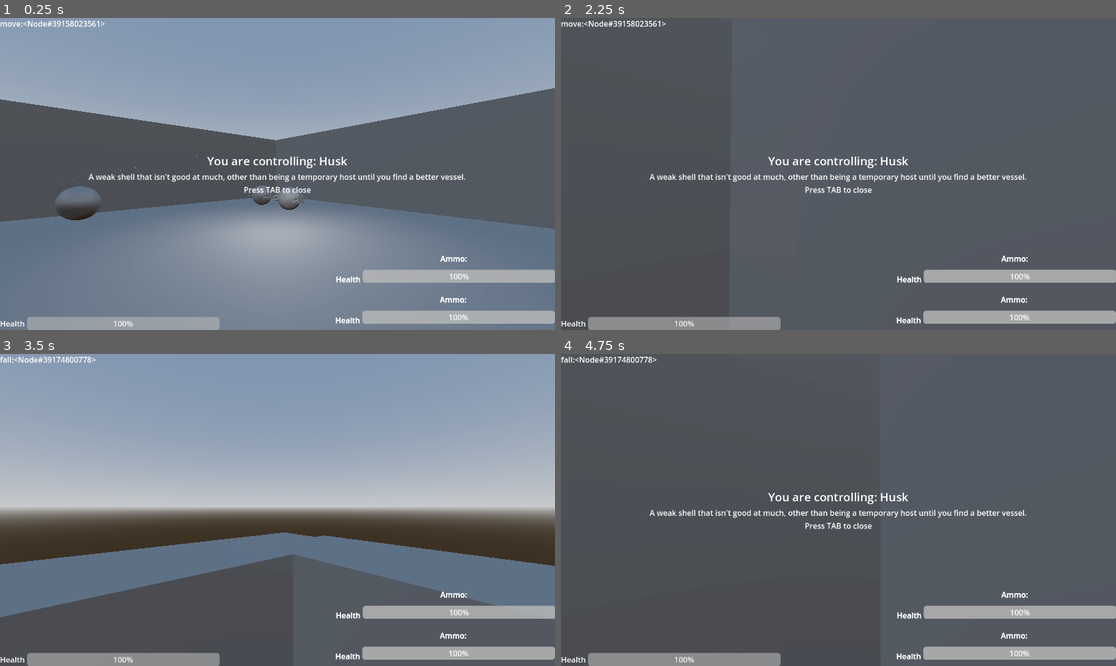
Above: before the commit, frames 1-4 (two rows, left to right).
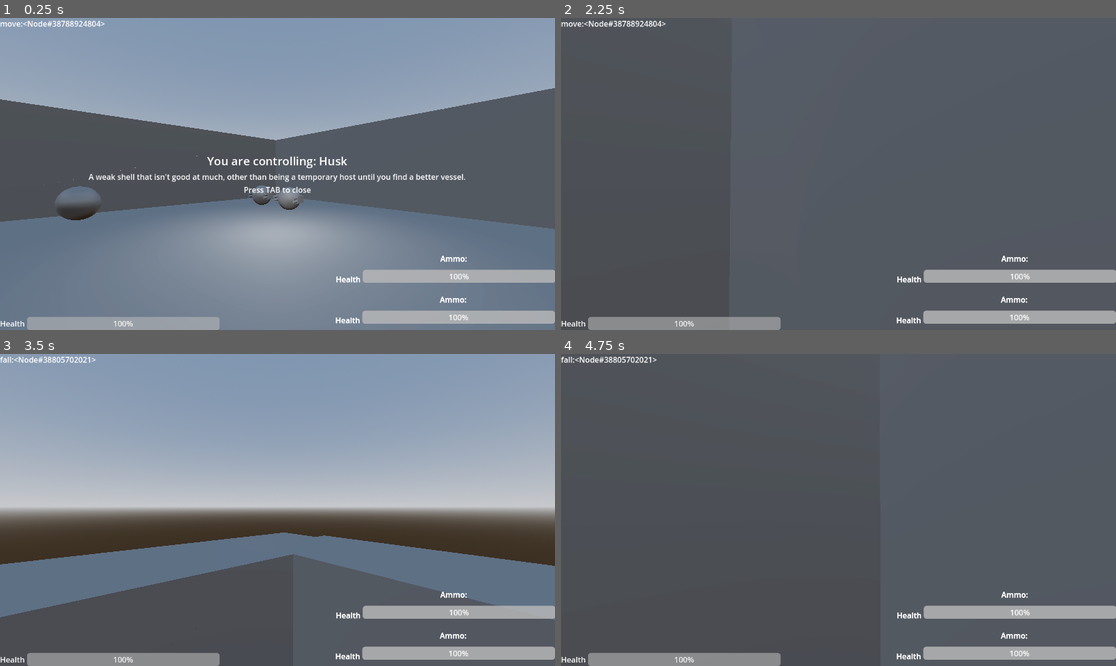
Above: after the commit, the same moments.

Repository: city-high-rider/soulswap
Game: Godot game, scene res://test_level.tscn
Same seed, same stepped clock (60 frames per second), same inputs: the game is played once before the commit and once after it.
Inputs (mouse positions are in pixels of both pictures, inside the frame that each line leads up to):
- Up to frame 1 (0.25 s): no input
- Up to frame 2 (2.25 s): move the mouse to (866, 174) at 0.52 s; hold W (forward) from 0.53 s (still down); tap F (possess) at 0.6, 1.55, 2.1 s; tap Space (jump) at 0.77, 1.52 s; tap Tab (toggle_info) at 0.8, 1.35 s; move the mouse to (810, 174) at 1.27 s; move the mouse to (849, 167) at 2.02 s
- Up to frame 3 (3.5 s): keep holding W (forward); tap Tab (toggle_info) at 2.3 s; tap Enter at 2.75 s; move the mouse to (271, 516) at 2.77 s; click (271, 516) at 2.85 s; tap Space (jump) at 3.02 s; tap F (possess) at 3.05 s
- Up to frame 4 (4.75 s): keep holding W (forward); move the mouse to (877, 513) at 3.52 s; tap Tab (toggle_info) at 3.6 s; tap Space (jump) at 3.77, 4.52 s; move the mouse to (794, 506) at 4.27 s; tap F (possess) at 4.35 s

The runs differ from the first frame. In frame 1, less than 0.1% of the frame differs, in the area x 10-19%, y 0-3%; in frame 2, 1.2%; in frame 3, less than 0.1%; in frame 4, 1.2%, in the area x 8-84%, y 0-57%.

Commit message:
make ui independant of player

Diff:
--- a/components/UI/UI.gd
+++ b/components/UI/UI.gd
@@ -9,7 +9,14 @@
 # The text field for pop-ups
 @onready var popup_text : TextBox = $TextBox
 
-var is_body_info_showing : bool = true
+# Which body does this UI belong to?
+@export var parent_shell : Shell
+
+func _ready() -> void:
+	hide()
+	parent_shell.player_possessed.connect(on_possess)
+
+var is_body_info_showing : bool = false
 
 func toggle_body_info() -> void:
 	if is_body_info_showing:
@@ -17,3 +24,10 @@
 	else:
 		body_info.show()
 	is_body_info_showing = !is_body_info_showing
+
+
+func on_possess() -> void:
+	show()
+	toggle_body_info()
+	await get_tree().create_timer(2).timeout
+	toggle_body_info()
--- a/components/possessable_body.gd
+++ b/components/possessable_body.gd
@@ -16,18 +16,16 @@
 # Which state machine is this body using? It will govern how our body moves, falls, etc.
 @export var state_machine : StateMachine
 
-# What's the UI node? We hide this when the body is not being used by a player.
-@export var UI : PlayerUI
+# We cal this signal when the body has been possessed by a player ghost. That way UI elements can show themselves etc.
+signal player_possessed
 
 func _ready() -> void:
 	ghost.emitted_output.connect(_on_ghost_emitted_output)
 	state_machine.init(self)
 	if ghost is PlayerGhost:
 		PlayerInfo.current_player_shell = self
-		UI.show()
+		emit_signal("player_possessed")
 		head.make_current()
-	else:
-		UI.hide()
 
 # If only we had ADTs like in Haskell or Elm...
 func _on_ghost_emitted_output(action: String, payload) -> void:
@@ -40,8 +38,6 @@
 				set_physics_process(false)
 				new_host.call_deferred("change_ghost", ghost)
 				queue_free()
-		"toggle_info":
-			UI.toggle_body_info()
 
 
 func _physics_process(delta: float) -> void:
@@ -67,11 +63,9 @@
 	# Show or hide the UI
 	if ghost is PlayerGhost:
 		PlayerInfo.current_player_shell = self
-		UI.show()
+		emit_signal("player_possessed")
 		# Set our camera as the current one.
 		head.make_current()
-	else:
-		UI.hide()
 
 
 
--- a/shells/player_body.tscn
+++ b/shells/player_body.tscn
@@ -20,7 +20,7 @@
 
 [sub_resource type="CapsuleMesh" id="CapsuleMesh_oresp"]
 
-[node name="PossessableBody" type="CharacterBody3D" node_paths=PackedStringArray("health", "head", "ghost", "state_machine", "UI")]
+[node name="PossessableBody" type="CharacterBody3D" node_paths=PackedStringArray("health", "head", "ghost", "state_machine")]
 collision_layer = 4
 collision_mask = 5
 script = ExtResource("1_i6q6v")
@@ -28,7 +28,6 @@
 head = NodePath("head")
 ghost = NodePath("")
 state_machine = NodePath("StateMachine")
-UI = NodePath("PlayerUI")
 
 [node name="CollisionShape3D" type="CollisionShape3D" parent="."]
 shape = SubResource("CapsuleShape3D_vsk44")
@@ -62,8 +61,9 @@
 acceleration = 10.0
 friction = 3.0
 
-[node name="PlayerUI" parent="." node_paths=PackedStringArray("body_info") instance=ExtResource("8_sm05t")]
+[node name="PlayerUI" parent="." node_paths=PackedStringArray("body_info", "parent_shell") instance=ExtResource("8_sm05t")]
 body_info = NodePath("BodyInformation")
+parent_shell = NodePath("..")
 
 [node name="HealthBar" parent="PlayerUI" node_paths=PackedStringArray("health") instance=ExtResource("8_b0uty")]
 layout_mode = 1
--- a/shells/roller_body.tscn
+++ b/shells/roller_body.tscn
@@ -19,14 +19,13 @@
 
 [sub_resource type="SphereMesh" id="SphereMesh_wy4oy"]
 
-[node name="CharacterBody3D" type="CharacterBody3D" node_paths=PackedStringArray("health", "head", "state_machine", "UI")]
+[node name="CharacterBody3D" type="CharacterBody3D" node_paths=PackedStringArray("health", "head", "state_machine")]
 collision_layer = 4
 collision_mask = 5
 script = ExtResource("1_l07wf")
 health = NodePath("HealthComponent")
 head = NodePath("Camera3D")
 state_machine = NodePath("StateMachine")
-UI = NodePath("PlayerUI")
 
 [node name="CollisionShape3D" type="CollisionShape3D" parent="."]
 shape = SubResource("SphereShape3D_uwm6i")
@@ -63,8 +62,9 @@
 move_state = NodePath("../move")
 gravity = -10.0
 
-[node name="PlayerUI" parent="." node_paths=PackedStringArray("body_info") instance=ExtResource("7_hxkvw")]
+[node name="PlayerUI" parent="." node_paths=PackedStringArray("body_info", "parent_shell") instance=ExtResource("7_hxkvw")]
 body_info = NodePath("BodyInformation")
+parent_shell = NodePath("..")
 
 [node name="BodyInformation" parent="PlayerUI" instance=ExtResource("7_yux01")]
 layout_mode = 1
--- a/test_level.tscn
+++ b/test_level.tscn
@@ -1,10 +1,9 @@
-[gd_scene load_steps=14 format=3 uid="uid://cuna3v5lattg1"]
+[gd_scene load_steps=12 format=3 uid="uid://cuna3v5lattg1"]
 
 [ext_resource type="PackedScene" uid="uid://bb3ty1kswqumk" path="res://shells/player_body.tscn" id="1_0ans4"]
 [ext_resource type="PackedScene" uid="uid://danr4y7gq7sch" path="res://ghosts/player_ghost.tscn" id="2_6lav1"]
 [ext_resource type="PackedScene" uid="uid://cviymy0k6qspe" path="res://ghosts/roller_ghost.tscn" id="2_cw06x"]
 [ext_resource type="PackedScene" uid="uid://djmr5rbqoq33n" path="res://shells/roller_body.tscn" id="4_kohc7"]
-[ext_resource type="PackedScene" uid="uid://cht1nvmsvv4nx" path="res://interactive/popup_area.tscn" id="5_rnba8"]
 [ext_resource type="PackedScene" uid="uid://bqsvtustc0gp6" path="res://ghosts/roller_ghost_strafe.tscn" id="5_yqtay"]
 [ext_resource type="PackedScene" uid="uid://4pb4cmdkvqam" path="res://ghosts/dummy_ghost.tscn" id="6_cxcap"]
 [ext_resource type="PackedScene" uid="uid://crknobkg2vxyr" path="res://shells/roller_machinegun_body.tscn" id="7_8x0cu"]
@@ -25,9 +24,6 @@
 [sub_resource type="NavigationMesh" id="NavigationMesh_toq2o"]
 vertices = PackedVector3Array(-6.22928, 0.513723, 17.8304, -2.72928, 0.513723, 17.8304, -2.47928, 0.513723, 15.5804, -6 …(2207 unchanged characters)…
 polygons = [PackedInt32Array(1, 0, 2), PackedInt32Array(2, 0, 3), PackedInt32Array(5, 4, 6), PackedInt32Array(6, 4, 7), …(986 unchanged characters)…
-
-[sub_resource type="BoxShape3D" id="BoxShape3D_j1146"]
-size = Vector3(4.16369, 0.933459, 6.26368)
 
 [node name="test_level" type="Node3D"]
 
@@ -131,13 +127,3 @@
 ghost = NodePath("DummyGhost")
 
 [node name="DummyGhost" parent="GunRoller2" instance=ExtResource("6_cxcap")]
-
-[node name="PopupArea" parent="." instance=ExtResource("5_rnba8")]
-transform = Transform3D(1, 0, 0, 0, 1, 0, 0, 0, 1, 0, 0.730784, 2.29698)
-message = "Press F to possess an enemy that you're looking at."
-
-[node name="CollisionShape3D" type="CollisionShape3D" parent="PopupArea"]
-transform = Transform3D(1, 0, 0, 0, 1, 0, 0, 0, 1, 0.219558, -0.030674, -0.134823)
-shape = SubResource("BoxShape3D_j1146")
-
-[editable path="PopupArea"]
